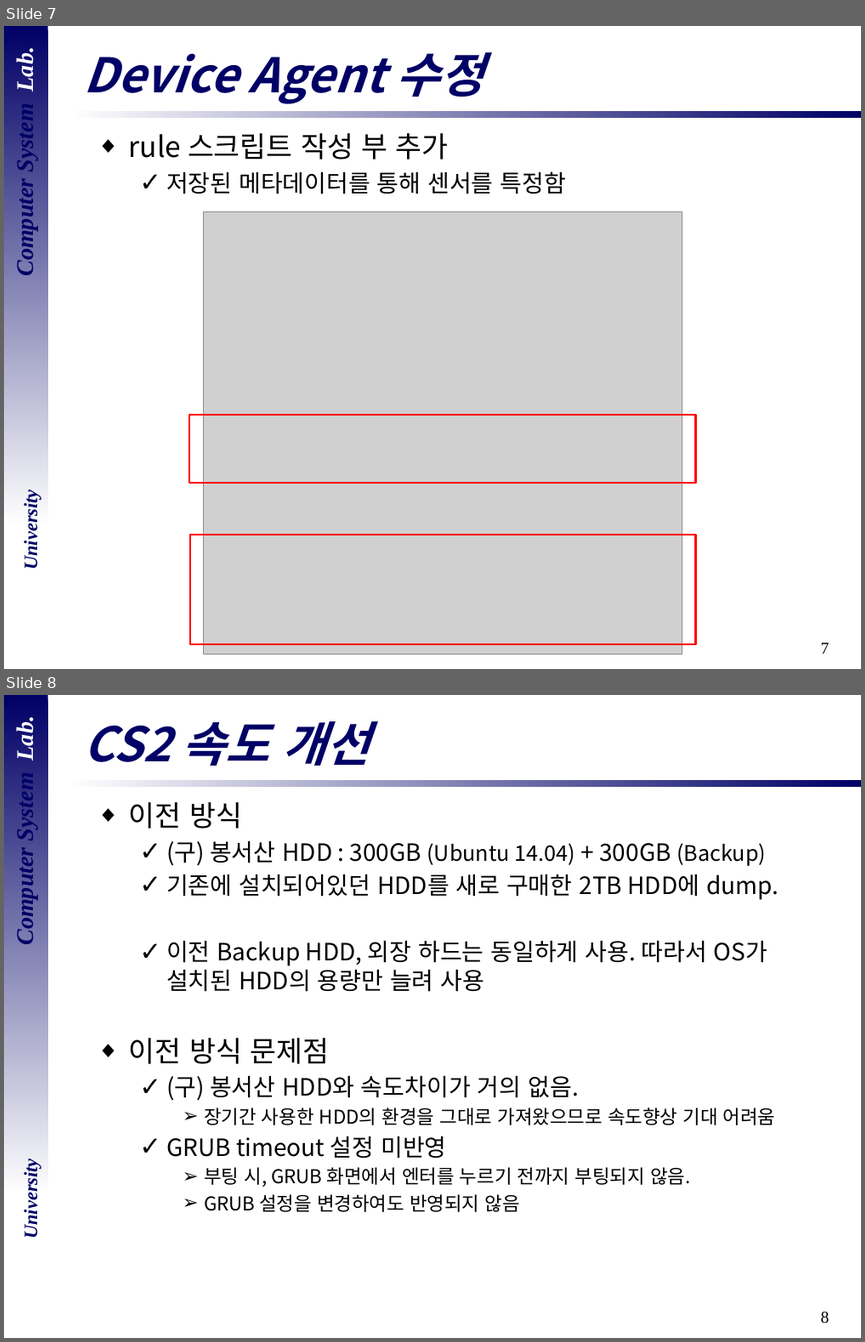
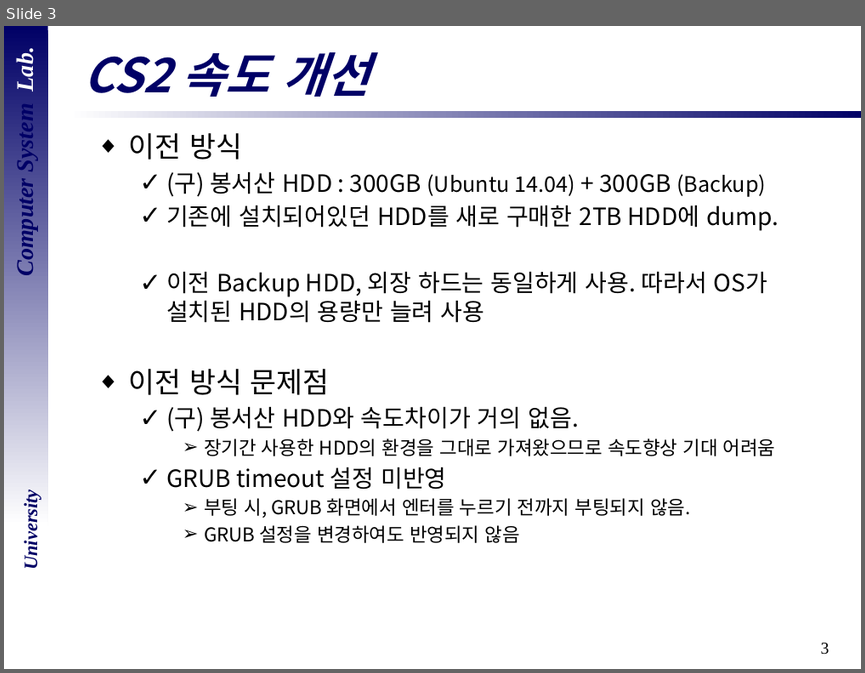
Before and after one commit to vkak006/CSLAB, a slide deck: 세미나 자료모음/2018년도/18.08.28 cs2 홈페이지 속도개선.pptx. Shown one above the other, each under a label of ours: slides 7 and 8 before the commit, slide 3 after it. The pictures are 865x1342 and 865x673 pixels, drawn with LibreOffice and Linux fonts; fonts in the diff are those of the drawing; grey boxes stand for pictures; background and template pictures are left out. Boxes give left, top, right and bottom in pixels: in the first picture for what was removed or moved away, otherwise in the second. Text is boxed around its words. In the diff, an @@ line names an element or a change of style, - is before the commit and + after.

Commit message:
add & change
세미나 자료 추가 및 수정

```diff
--- a/세미나 자료모음/2018년도/18.08.28 cs2 홈페이지 속도개선.pptx
+++ b/세미나 자료모음/2018년도/18.08.28 cs2 홈페이지 속도개선.pptx
@@ slide 7 removed at [4, 26, 861, 669], background #FFFFFF; not listed: 5 template elements that a slide beside it also shows @@
@@ title removed at [83, 53, 483, 104] @@
-Device Agent 수정
@@ text removed at [129, 133, 566, 194] @@
-◆ rule 스크립트 작성 부 추가
-  ✓ 저장된 메타데이터를 통해 센서를 특정함
@@ picture removed at [203, 212, 681, 654] @@
@@ rectangle removed at [189, 415, 695, 482] @@
@@ rectangle removed at [190, 534, 695, 644] @@
@@ what was slide 8 is now slide 3 @@
@@ page number at [821, 642, 829, 654]: text changed @@
-8
+3
```
Also in this commit, not shown: 2 slides changed, 4 other slides removed, 29 other files.
